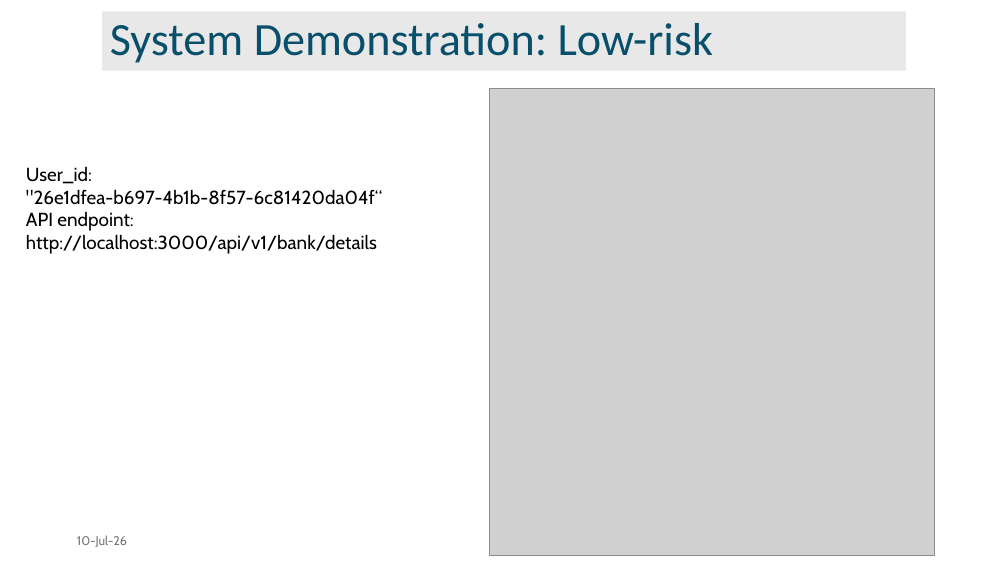
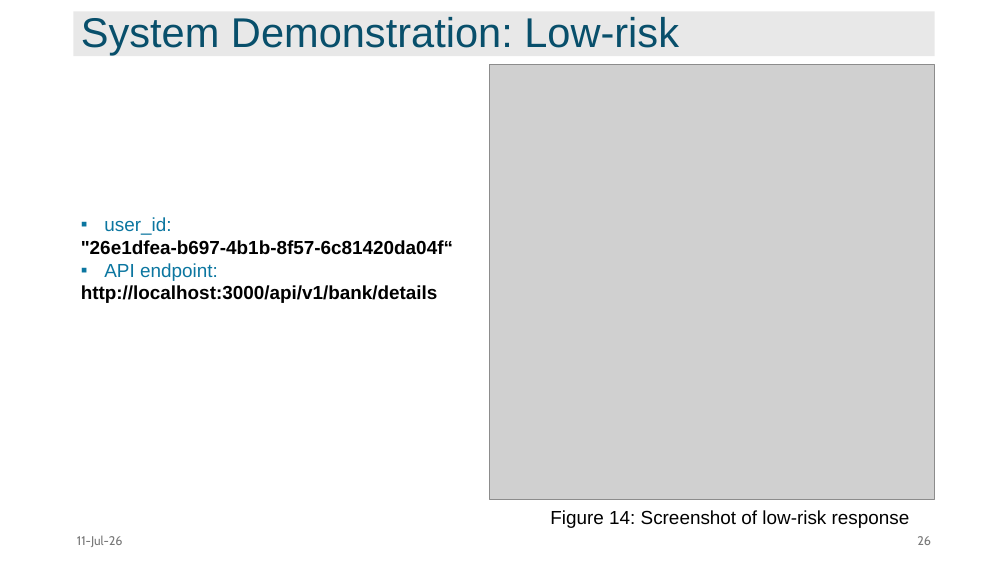
Before and after one commit to faiyaz103/adaptive-data-access-framework, a slide deck: slide 26 of report/main/2007103.pptx. Drawn at 1008x567 pixels with LibreOffice and Linux fonts; fonts in the diff are those of the drawing; grey boxes stand for pictures. Boxes give left, top, right and bottom in pixels: in the first picture for what was removed or moved away, otherwise in the second. Text is boxed around its words. In the diff, an @@ line names an element or a change of style, - is before the commit and + after.

```diff
--- a/report/main/2007103.pptx
+++ b/report/main/2007103.pptx
@@ title "System Demonstration: Low-risk": place and size @@
-title "System Demonstration: Low-risk" at [102, 11, 906, 70]
+title "System Demonstration: Low-risk" at [73, 11, 935, 56]
@@ title "System Demonstration: Low-risk" at [73, 11, 935, 56]: size 44 to 39.6 pt, font Calibri to Arial @@
@@ picture: place and size @@
-picture at [489, 88, 935, 556]
+picture at [489, 64, 935, 499]
@@ text "user_id:": place and size @@
-text "user_id:" at [26, 167, 382, 254]
+text "user_id:" at [81, 217, 453, 303]
@@ text at [104, 217, 171, 235]: text changed; font Cabin to Arial; text colour #000000 to #0B76A0 @@
-User_id:
+▪ user_id:
@@ text at [81, 263, 438, 303]: text changed; font Cabin to Arial; bold on @@
-API endpoint: http://localhost:3000/api/v1/bank/details
+▪ API endpoint:
+http://localhost:3000/api/v1/bank/details
@@ text at [81, 240, 453, 255]: font Cabin to Arial, bold on in ""26e1dfea-b697-4b1b-8f57-6c81420da04f“" @@
@@ text at [77, 535, 123, 547]: text changed @@
-10-Jul-26
+11-Jul-26
@@ text added at [550, 510, 910, 528], 18 pt, text #000000 @@
+Figure 14: Screenshot of low-risk response
@@ page number added at [917, 536, 931, 545], 12 pt, text #797979 @@
+26
```
Also in this commit, not shown: 32 other slides changed, 1 slide added, 2 slides removed.
